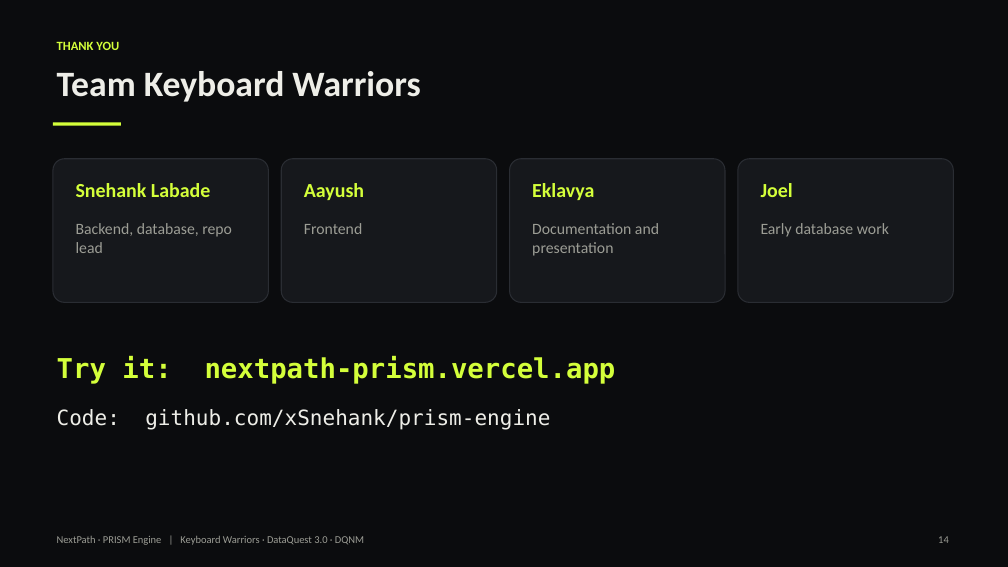
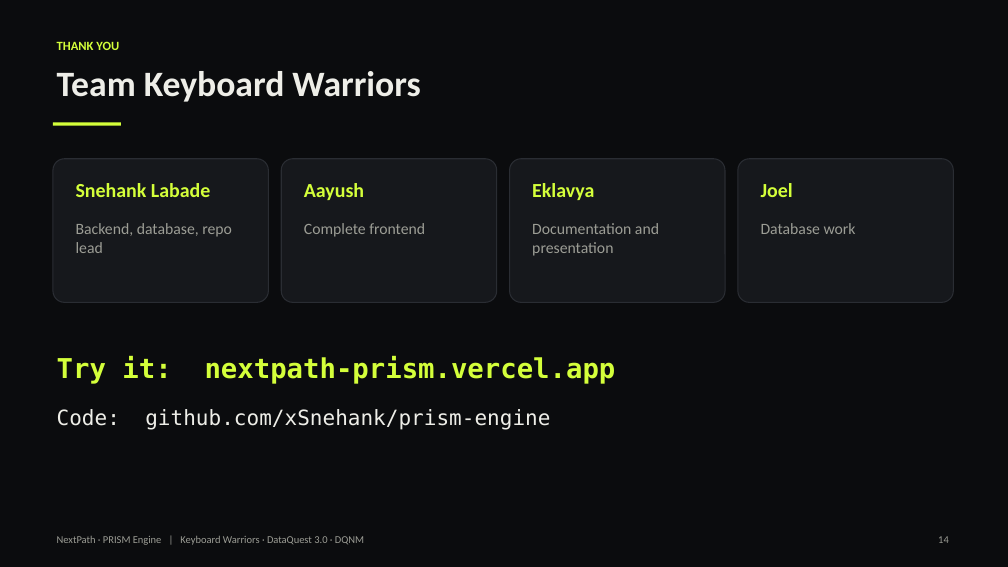
Before and after one commit to xSnehank/nextpath-prime, a slide deck: slide 14 of docs/PRISM-Engine.pptx. Drawn at 1008x567 pixels with LibreOffice and Linux fonts; fonts in the diff are those of the drawing. Boxes give left, top, right and bottom in pixels: in the first picture for what was removed or moved away, otherwise in the second. Text is boxed around its words. In the diff, an @@ line names an element or a change of style, - is before the commit and + after.

Commit message:
docs: deck team roles match the README

```diff
--- a/docs/PRISM-Engine.pptx
+++ b/docs/PRISM-Engine.pptx
@@ text at [304, 223, 425, 237]: text changed @@
-Frontend
+Complete frontend
@@ text at [761, 223, 856, 234]: text changed @@
-Early database work
+Database work
```
